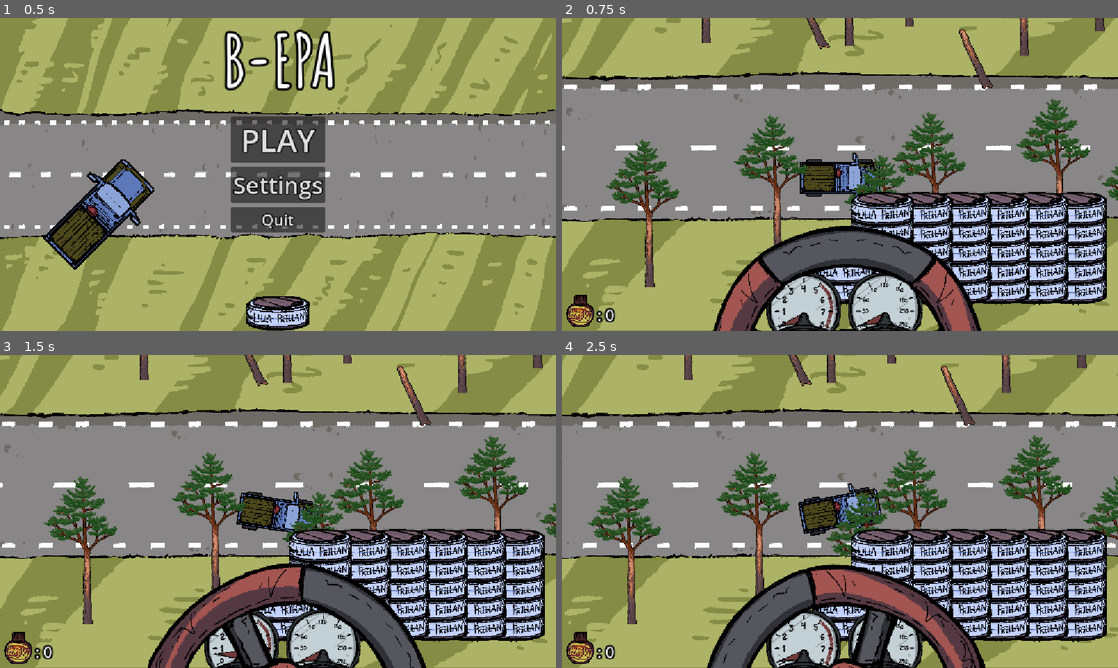
Above: before the commit, frames 1-4 (two rows, left to right).
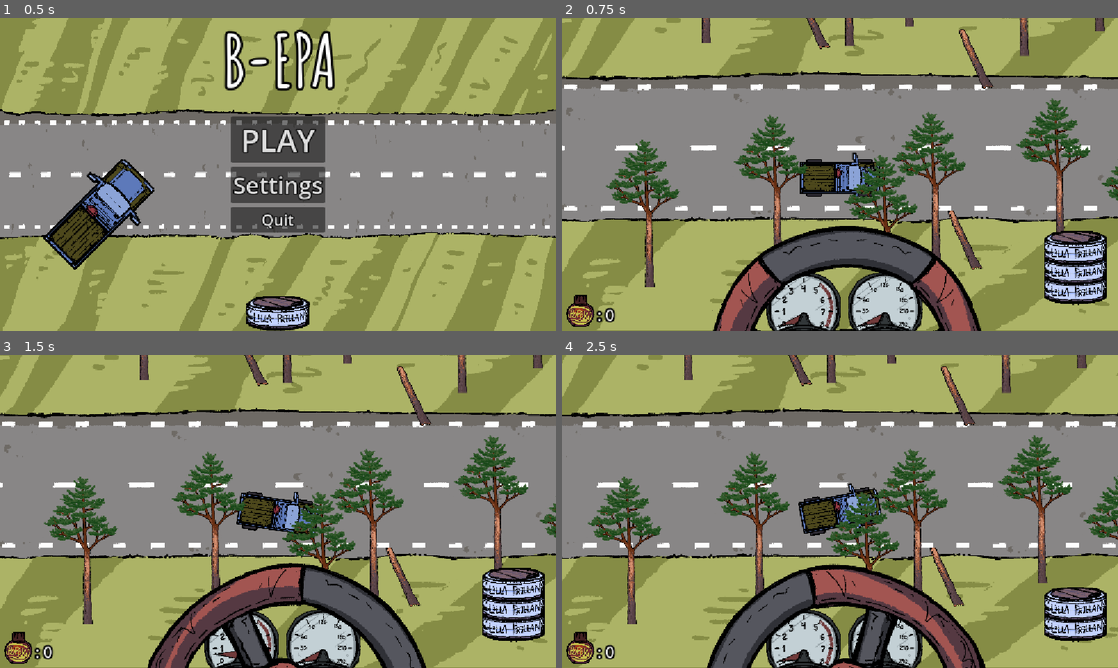
Above: after the commit, the same moments.

Repository: midenfors/project-epa
Game: Godot game, scene res://Scenes/UI/main_menu.tscn
The game is run twice, just before and just after one commit, with the same random seed, the same clock (stepped at 60 frames per second) and the same inputs. The engine's default icon, where the game draws it, is replaced by a stand-in: a white triangle on a blue panel in a dark square.
Inputs:
- Up to frame 1 (0.5 s): no input
- Up to frame 2 (0.75 s): click "PLAY" at 0.5 s
- Up to frame 3 (1.5 s): tap Enter at 1.25 s; hold S (Turn Right) from 1.28 s (still down); hold Space (Boost) from 1.28 s (still down)
- Up to frame 4 (2.5 s): release S (Turn Right) at 2.03 s; release Space (Boost) at 2.03 s; hold W (Turn Left) from 2.03 s (still down); tap Shift (Break) at 2.1 s

Frame 1 is identical in both runs. In frame 2, 11% of the frame differs, in the area x 45-98%, y 55-92%; in frame 3, 11%; in frame 4, 12%.

Commit message:
I left some snus, I got it back.

Diff:
--- a/Scripts/Autoloads/Global.gd
+++ b/Scripts/Autoloads/Global.gd
@@ -1,7 +1,7 @@
 extends Node
 
 var poppys : int = 0
-var snus_counter : int = 33
+var snus_counter : int = 3
 var snus_upgrades : int = 0
 var poppy_power_upgrades : int = 0
 var engine_upgrades : int = 0
